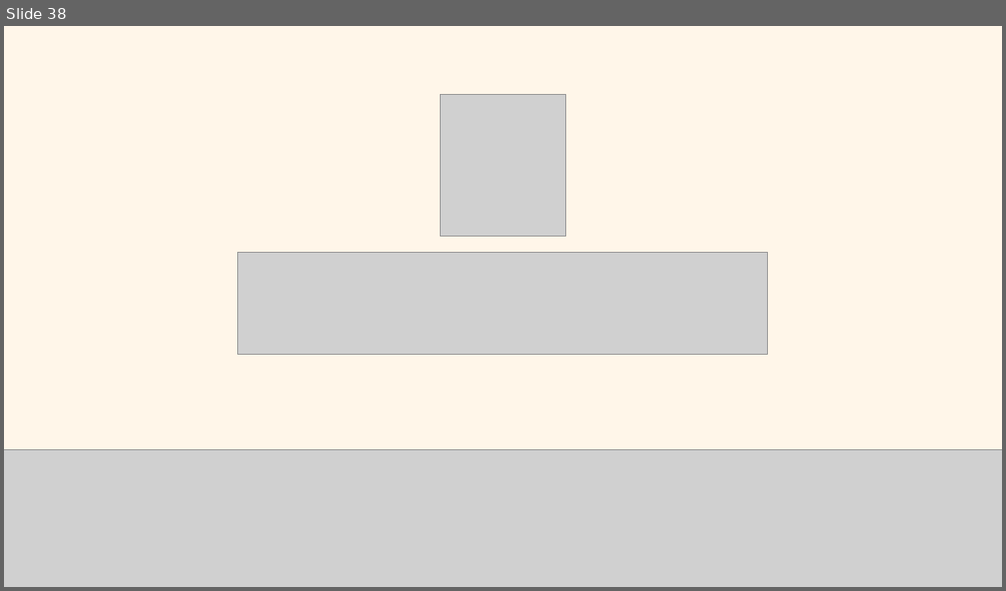
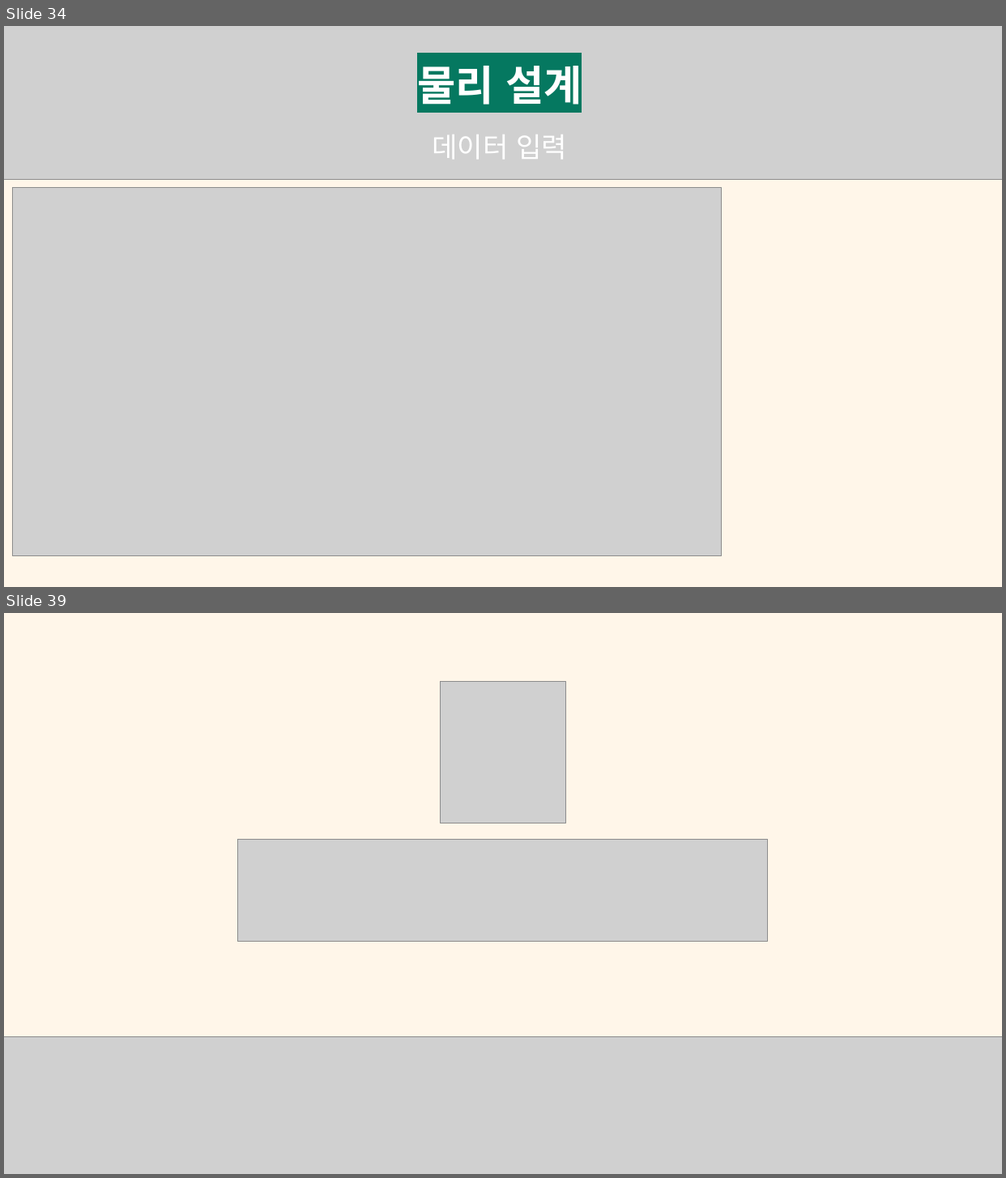
Before and after one commit to nieyhk/data, a slide deck: 7조 병원 관리 시스템.pptx. Shown one above the other, each under a label of ours: slide 38 before the commit, slides 34 and 39 after it; the slides between them are not shown. The pictures are 1006x591 and 1006x1178 pixels, drawn with LibreOffice and Linux fonts; fonts in the diff are those of the drawing; grey boxes stand for pictures. Boxes give left, top, right and bottom in pixels: in the first picture for what was removed or moved away, otherwise in the second. Text is boxed around its words. In the diff, an @@ line names an element or a change of style, - is before the commit and + after.

```diff
--- a/7조 병원 관리 시스템.pptx
+++ b/7조 병원 관리 시스템.pptx
@@ slide 34 added at (x1=4, y1=26, x2=1002, y2=587), background #FFF6E9 @@
@@ picture added at (x1=4, y1=26, x2=1002, y2=179) @@
@@ text added at (x1=417, y1=66, x2=582, y2=105), 60 pt, text #FFFFFF, bold @@
+물리 설계
@@ text added at (x1=432, y1=135, x2=567, y2=159), 40 pt, text #FFFFFF @@
+데이터 입력
@@ picture added at (x1=12, y1=188, x2=721, y2=557) @@
@@ what was slide 38 is now slide 39 @@
```
Also in this commit, not shown: 2 slides changed, 4 other slides added, 4 slides removed.
